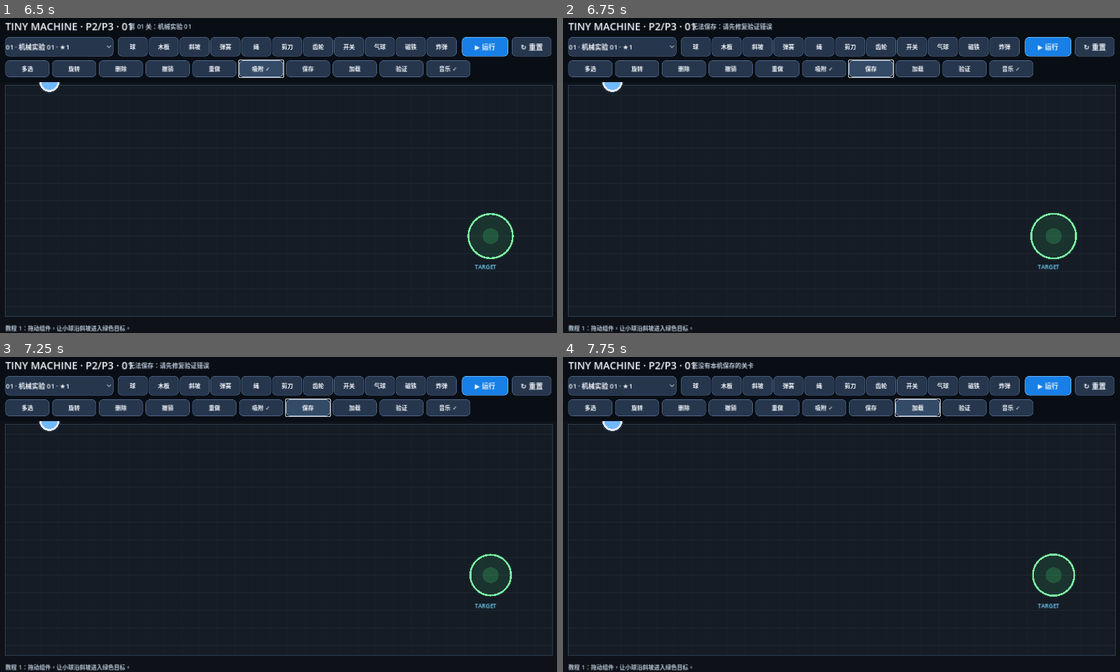
Above: before the commit, frames 1-4 (two rows, left to right).
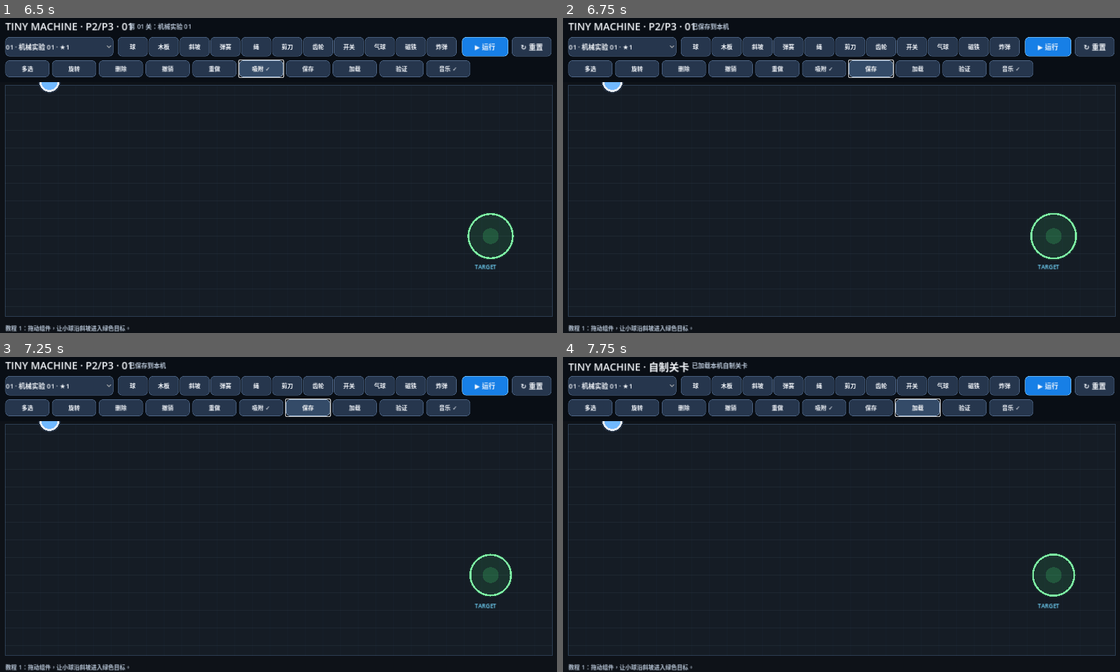
Above: after the commit, the same moments.

Repository: passwall787-del/tiny-machine
Game: Godot game, scene res://main.tscn
Same seed, same stepped clock (60 frames per second), same inputs: the game is played once before the commit and once after it.
Inputs:
- Up to frame 1 (6.5 s): click "多选" at 0.5 s; click "多选 ✓" at 1.25 s; click "旋转" at 2 s; click "删除" at 2.75 s; click "撤销" at 3.5 s; click "重做" at 4.25 s; click "吸附 ✓" at 5 s; click "吸附" at 5.75 s
- Up to frame 2 (6.75 s): click "保存" at 6.5 s
- Up to frame 3 (7.25 s): no input
- Up to frame 4 (7.75 s): click "加载" at 7.25 s

Frame 1 is identical in both runs. In frame 2, 0.2% of the frame differs, in the area x 23-38%, y 1-5%; in frame 3, 0.2%; in frame 4, 0.5%, in the area x 0-35%, y 1-5%.
Error in both runs: Invalid assignment of property or key 'editable' with value of type 'bool' on a base object of type 'RigidBody2D (MachineComponent)'. (res://level_runtime.gd:3…

Commit message:
refactor: validate empty construction states and inventory limits

Diff:
--- a/level_validator.gd
+++ b/level_validator.gd
@@ -1,33 +1,49 @@
 extends RefCounted
 class_name LevelValidator
 
-const KNOWN_TYPES := {"ball":true,"board":true,"slope":true,"spring":true,"rope":true,"scissors":true,"gear":true,"switch":true,"balloon":true,"magnet":true,"bomb":true}
-const BOUNDS := Rect2(45, 175, 1190, 495)
+const KNOWN_TYPES := {"board":true,"slope":true,"spring":true,"rope":true,"scissors":true,"gear":true,"switch":true,"balloon":true,"magnet":true,"bomb":true}
+const BOUNDS := Rect2(45, 112, 1190, 410)
 
 static func validate(level: LevelData) -> Dictionary:
     var errors: Array[String] = []
     var warnings: Array[String] = []
-    var ball_count := 0
+    var counts: Dictionary = {}
+
     if level.goal_radius <= 0.0:
         errors.append("目标半径必须大于 0")
     if not BOUNDS.has_point(level.goal_position):
         errors.append("目标区域超出编辑边界")
+    if not BOUNDS.has_point(level.start_position):
+        errors.append("小球起点超出编辑边界")
+
+    for kind in level.inventory:
+        var amount := int(level.inventory[kind])
+        if not KNOWN_TYPES.has(str(kind)):
+            errors.append("库存存在未知组件：%s" % str(kind))
+        if amount < 0:
+            errors.append("组件 %s 的库存不能为负数" % str(kind))
+
     for p in level.pieces:
         var kind := str(p.get("type", ""))
         if not KNOWN_TYPES.has(kind):
             errors.append("未知组件：%s" % kind)
-        if kind == "ball":
-            ball_count += 1
+        counts[kind] = int(counts.get(kind, 0)) + 1
         var x := float(p.get("x", 0))
         var y := float(p.get("y", 0))
         if not BOUNDS.has_point(Vector2(x, y)):
             errors.append("组件 %s 超出编辑边界" % kind)
         if not is_finite(x) or not is_finite(y):
             errors.append("组件 %s 坐标不是有限数值" % kind)
-    if ball_count == 0:
-        errors.append("缺少小球")
-    elif ball_count > 1:
-        warnings.append("存在多个小球；当前规则只认第一个小球为目标对象")
+
+    for kind in counts:
+        var placed := int(counts[kind])
+        var allowed := int(level.inventory.get(kind, 0))
+        if placed > allowed:
+            errors.append("组件 %s 放置数量 %d 超过库存 %d" % [kind, placed, allowed])
+
     if level.pieces.size() > 60:
         warnings.append("组件数量超过 60，移动端性能需要真机验证")
+    if level.pieces.is_empty():
+        warnings.append("当前为施工初始状态：尚未放置任何零件")
+
     return {"ok":errors.is_empty(),"errors":errors,"warnings":warnings}
